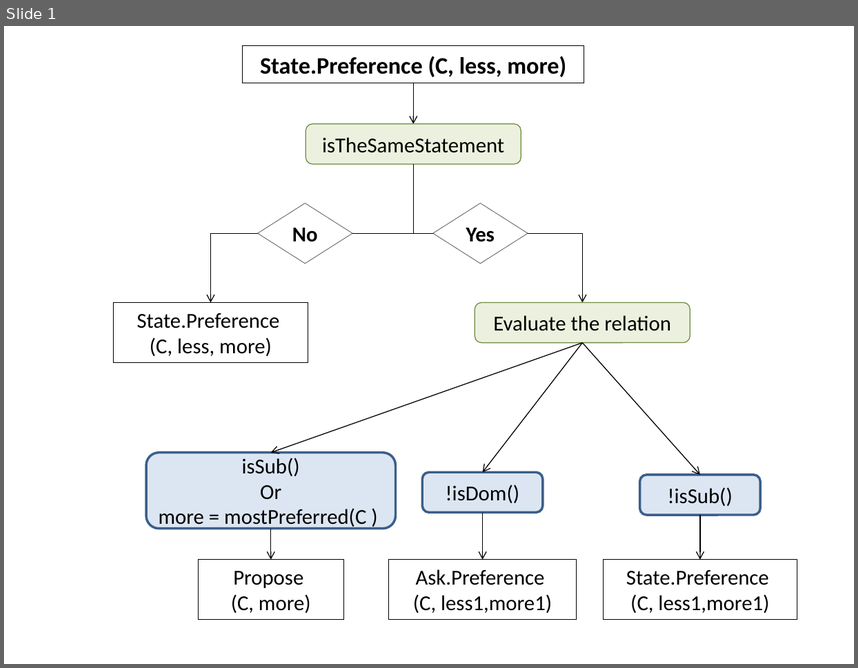
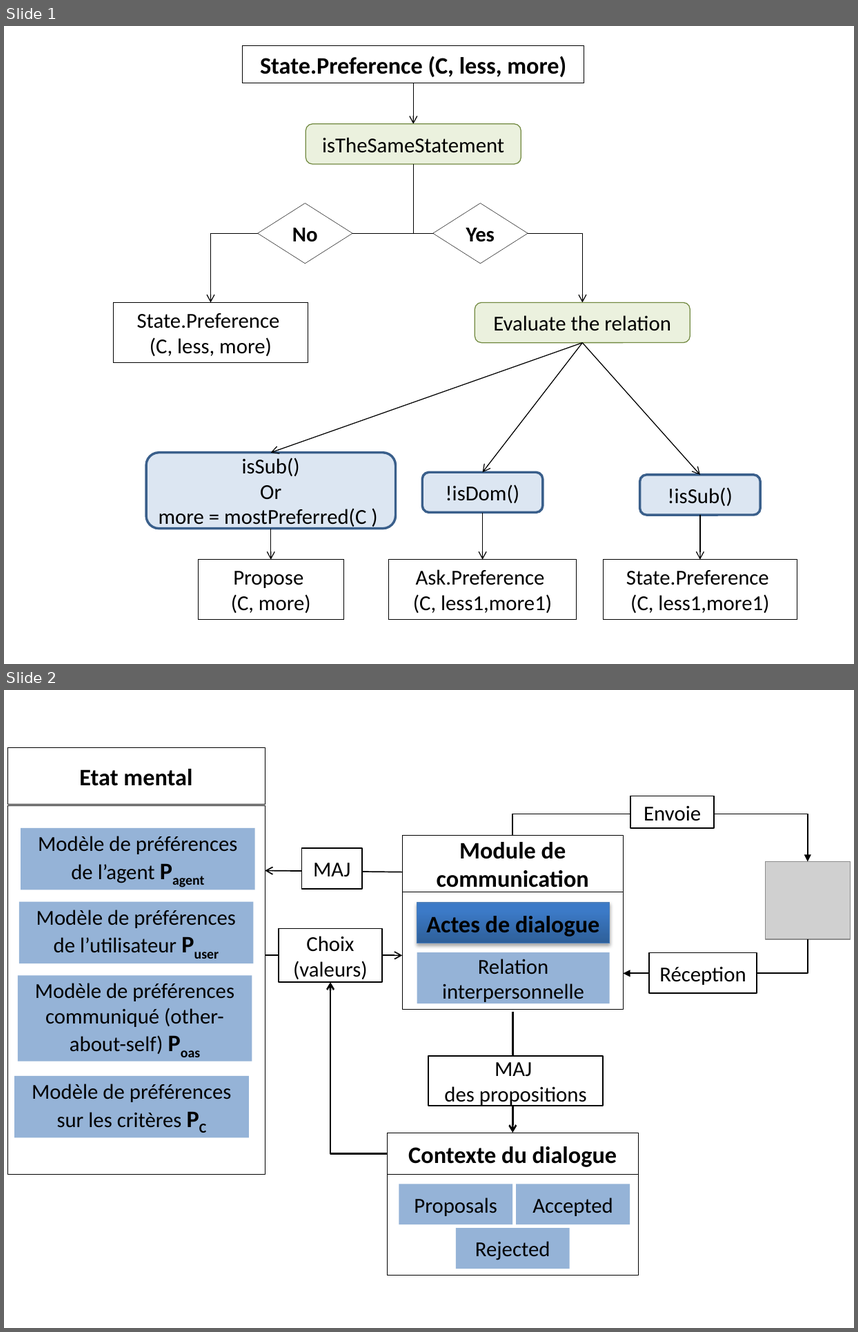
Before and after one commit to Olydia/Discolog, a slide deck: papers/WACAI_2016/figs/statePref.pptx. Shown one above the other, each under a label of ours: slide 1 before the commit, slides 1 and 2 after it. The pictures are 858x668 and 858x1332 pixels, drawn with LibreOffice and Linux fonts; fonts in the diff are those of the drawing; grey boxes stand for pictures. Boxes give left, top, right and bottom in pixels: in the first picture for what was removed or moved away, otherwise in the second. Text is boxed around its words. In the diff, an @@ line names an element or a change of style, - is before the commit and + after.

```diff
--- a/papers/WACAI_2016/figs/statePref.pptx
+++ b/papers/WACAI_2016/figs/statePref.pptx
@@ slide 2 added at <box>4,690,854,1328</box>, background #FFFFFF @@
@@ rectangle added at <box>631,796,714,829</box>, fill #FFFFFF, outline #000000 1 pt, 18 pt, text #000000 @@
+Envoie
@@ elbow arrow added from (513, 836) to (808, 862), #000000 1 pt @@
@@ rectangle added at <box>301,848,362,889</box>, fill #FFFFFF, outline #000000 1 pt, 18 pt, text #000000 @@
+MAJ
@@ arrow added from (403, 872) to (265, 870), #000000 1 pt @@
@@ picture added at <box>765,862,850,939</box> @@
@@ rectangle added at <box>279,929,382,983</box>, fill #FFFFFF, outline #000000 1 pt, 18 pt, text #000000 @@
+Choix
+(valeurs)
@@ arrow added from (265, 955) to (403, 955), #000000 1 pt @@
@@ group added at <box>403,836,624,1009</box>: 4 rectangles @@
+Module de communication
+Actes de dialogue
+Relation interpersonnelle
@@ elbow arrow added from (808, 939) to (623, 973), #000000 1 pt @@
@@ rectangle added at <box>649,953,757,994</box>, fill #FFFFFF, outline #000000 1 pt, 18 pt, text #000000 @@
+Réception
@@ group added at <box>7,748,265,1174</box>: 5 rectangles @@
+Etat mental
+Modèle de préférences de l’agent Pagent
+Modèle de préférences de l’utilisateur Puser
+Modèle de préférences communiqué (other-about-self) Poas
@@ elbow arrow added from (388, 1153) to (330, 983), #000000 1.5 pt @@
@@ arrow added from (513, 1012) to (513, 1132), #000000 1.5 pt @@
@@ rectangle added at <box>428,1056,602,1105</box>, fill #FFFFFF, outline #000000 1 pt, 18 pt, text #000000 @@
+MAJ
+des propositions
@@ rectangle added at <box>14,1076,249,1138</box>, fill #95B3D7, 18 pt, text #000000 @@
+Modèle de préférences sur les critères PC
@@ group added at <box>388,1132,638,1274</box>: 5 rectangles @@
+Contexte du dialogue
+Proposals
+Accepted
+Rejected
```
Also in this commit, not shown: 4 other files.
